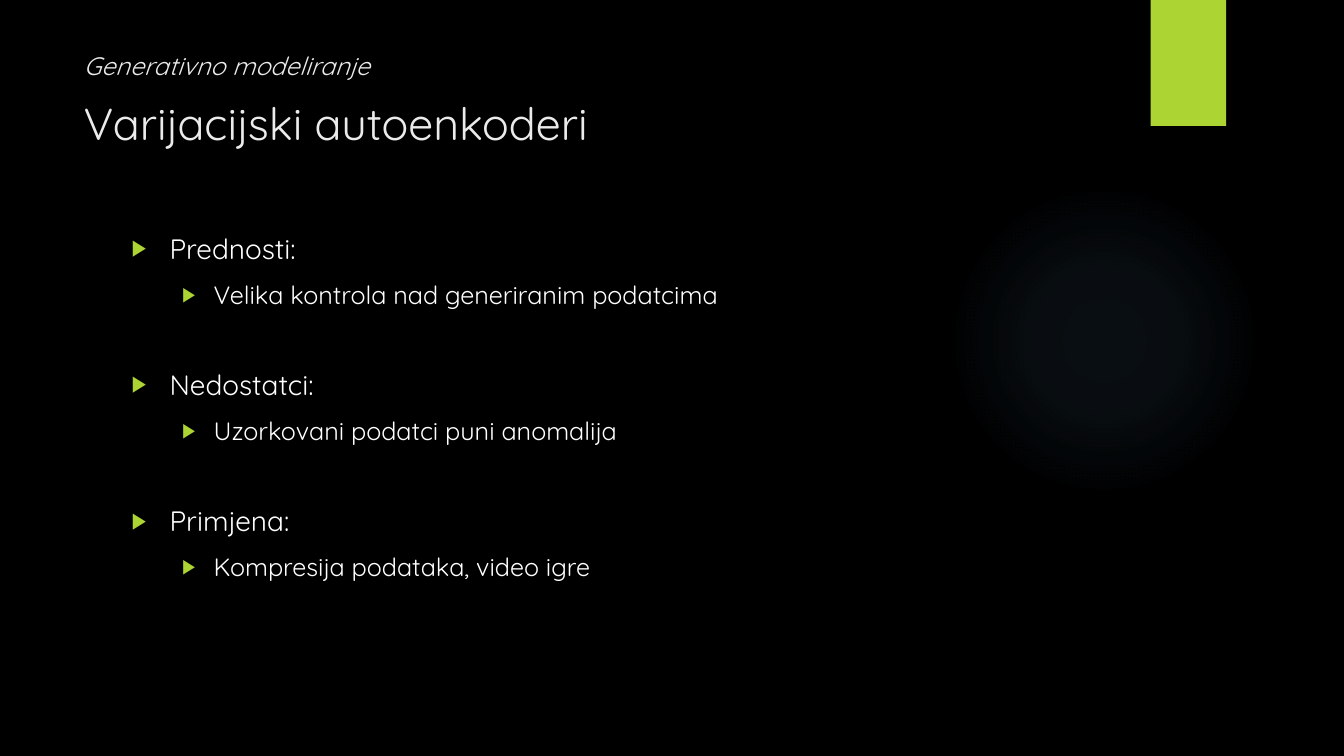
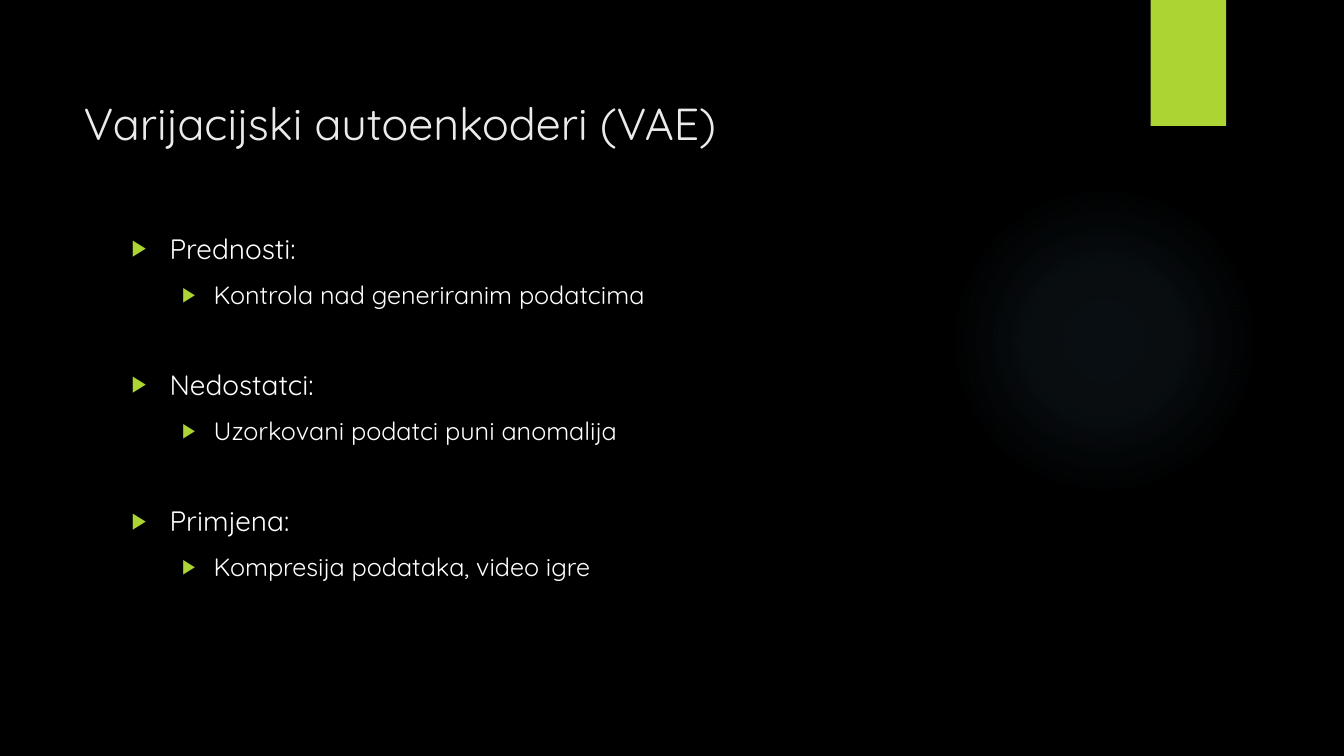
Before and after one commit to v-silverfin/fer-graduate-seminar, a slide deck: slide 8 of kvukic-seminar-presentation-2018.pptx (slide 10 before the commit). Drawn at 1344x756 pixels with LibreOffice and Linux fonts; fonts in the diff are those of the drawing; background and template pictures are left out. Boxes give left, top, right and bottom in pixels: in the first picture for what was removed or moved away, otherwise in the second. Text is boxed around its words. In the diff, an @@ line names an element or a change of style, - is before the commit and + after.

```diff
--- a/kvukic-seminar-presentation-2018.pptx
+++ b/kvukic-seminar-presentation-2018.pptx
@@ text removed at [84, 56, 370, 80] @@
-Generativno modeliranje
@@ title at [84, 107, 716, 149]: text changed @@
-Varijacijski autoenkoderi
+Varijacijski autoenkoderi (VAE)
@@ text at [214, 285, 644, 309]: text changed @@
-  ▶ Velika kontrola nad generiranim podatcima
+  ▶ Kontrola nad generiranim podatcima
```
Also in this commit, not shown: 14 other slides changed, 2 slides added, 4 slides removed, 4 other files.
